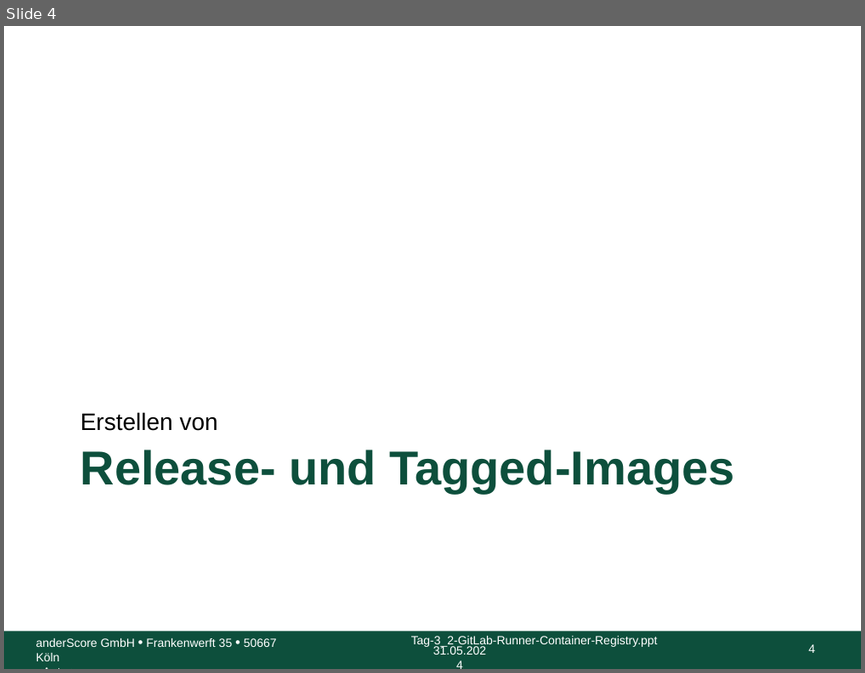
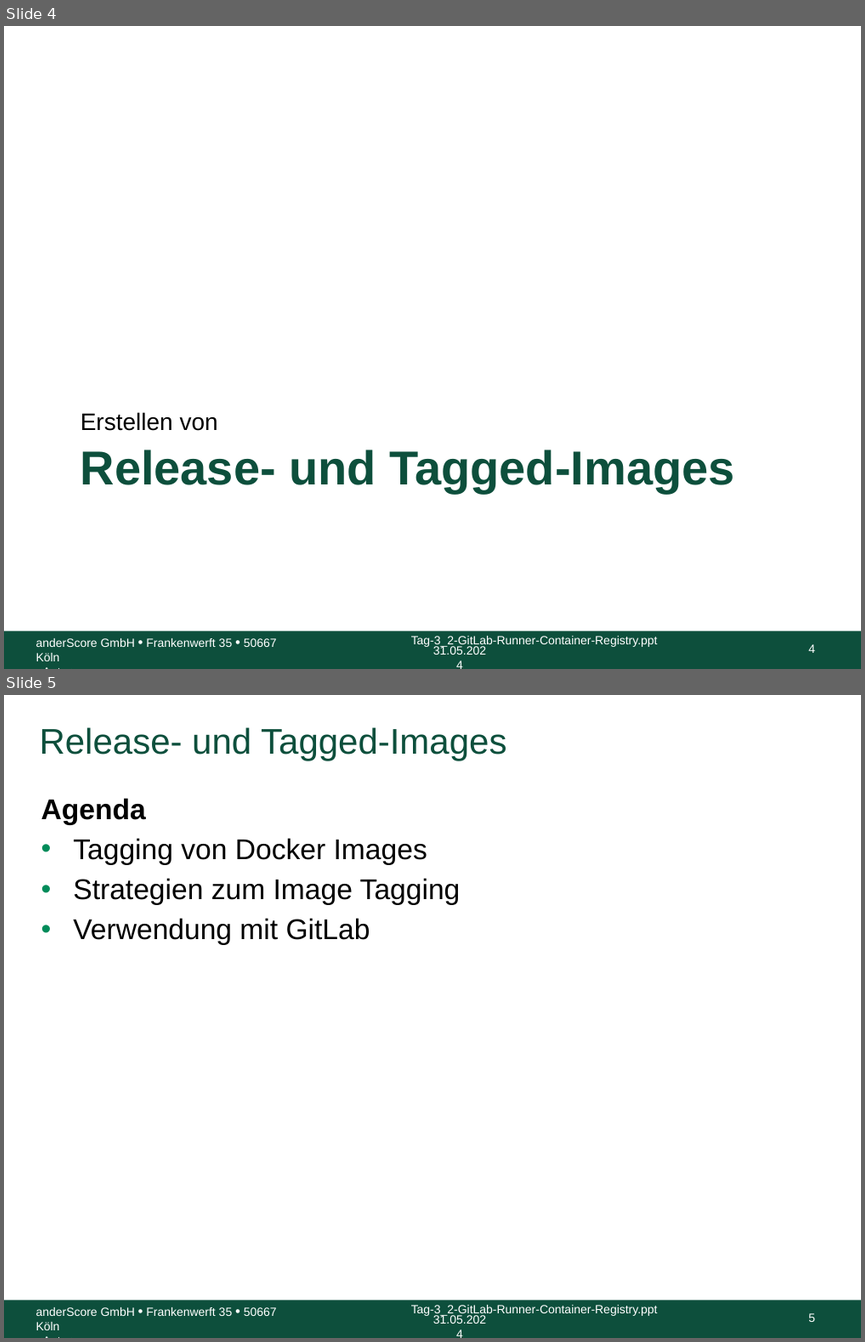
Before and after one commit to anderscore-gmbh/gitlab, a slide deck: slides/Tag-3_3-Release-und-Tagged-Images.pptx. Shown one above the other, each under a label of ours: slide 4 before the commit, slides 4 and 5 after it. The pictures are 865x673 and 865x1342 pixels, drawn with LibreOffice and Linux fonts; fonts in the diff are those of the drawing; background and template pictures are left out. Boxes give left, top, right and bottom in pixels: in the first picture for what was removed or moved away, otherwise in the second. Text is boxed around its words. In the diff, an @@ line names an element or a change of style, - is before the commit and + after.

Commit message:
Tag-3_3: Tagging von Docker Images abgeschlossen

```diff
--- a/slides/Tag-3_3-Release-und-Tagged-Images.pptx
+++ b/slides/Tag-3_3-Release-und-Tagged-Images.pptx
@@ slide 5 added at [4, 695, 861, 1338], background #FFFFFF; not listed: 5 template elements that a slide beside it also shows @@
@@ title added at [40, 727, 506, 760], 30 pt, text #0D4F3C @@
+Release- und Tagged-Images
@@ text added at [41, 798, 460, 945], 24 pt, text #000000 @@
+Agenda
+• Tagging von Docker Images
+• Strategien zum Image Tagging
+• Verwendung mit GitLab
```
Also in this commit, not shown: 8 other slides added.
